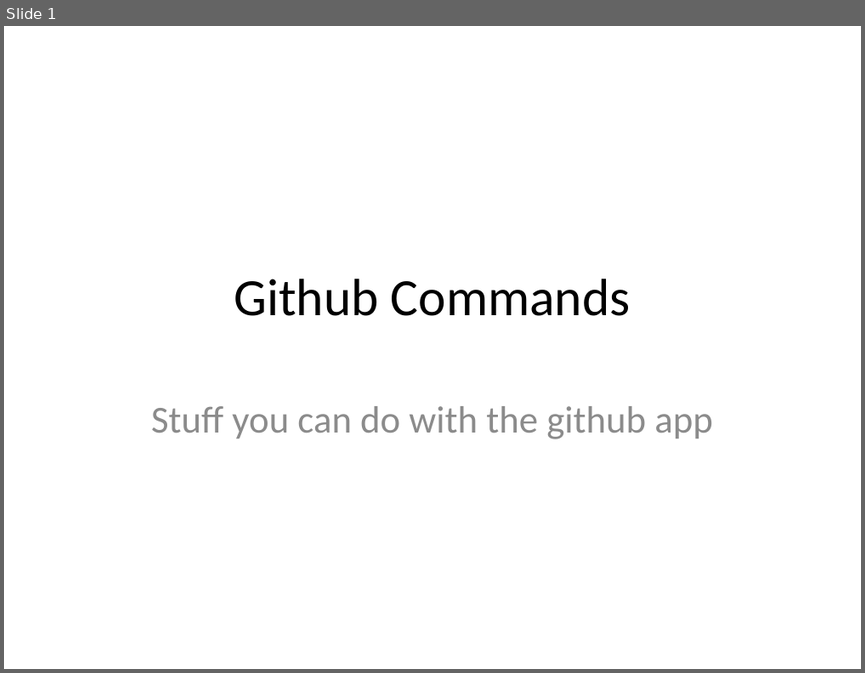
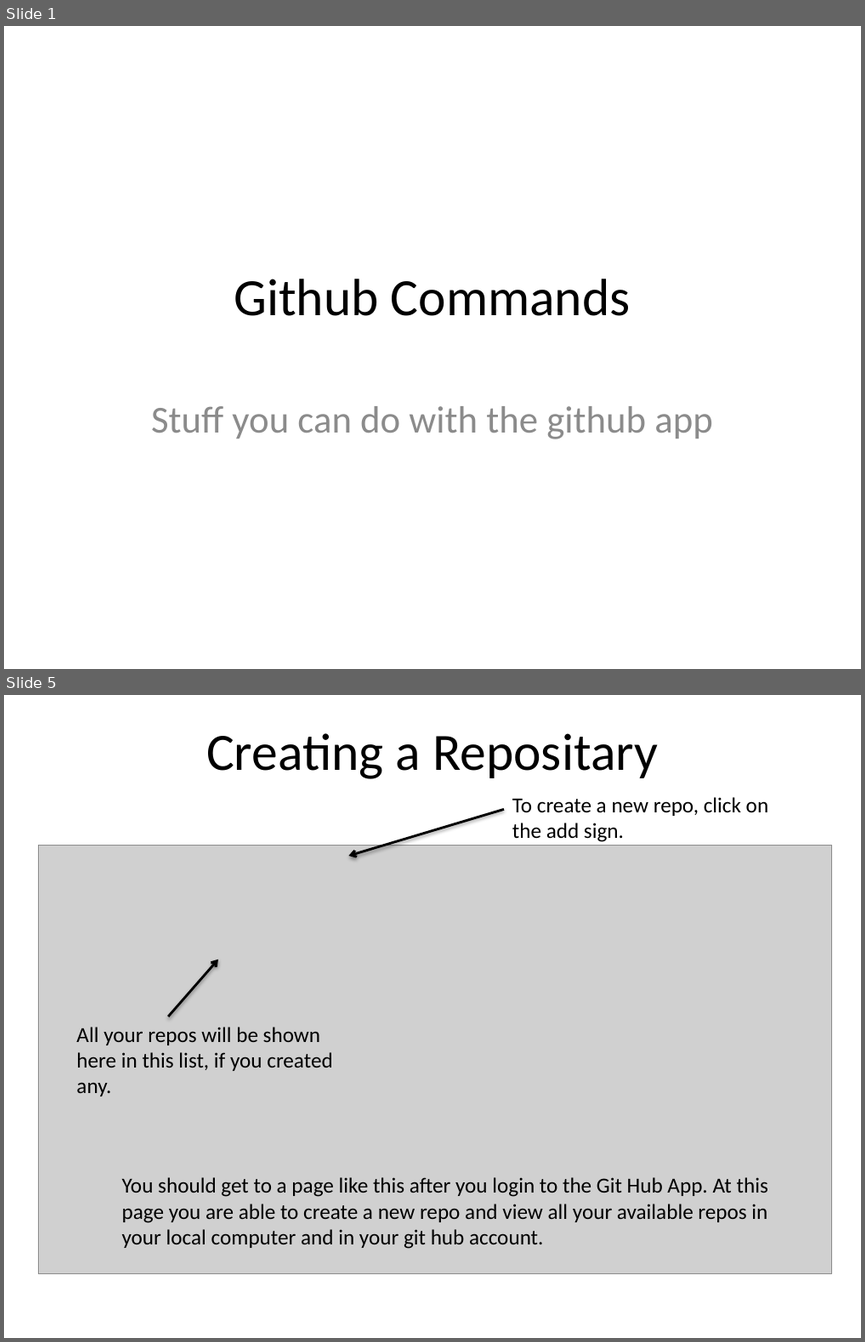
Before and after one commit to JaceTan/programming-notes, a slide deck: Github Commands.pptx. Shown one above the other, each under a label of ours: slide 1 before the commit, slides 1 and 5 after it; the slides between them are not shown. The pictures are 865x673 and 865x1342 pixels, drawn with LibreOffice and Linux fonts; fonts in the diff are those of the drawing; grey boxes stand for pictures. Boxes give left, top, right and bottom in pixels: in the first picture for what was removed or moved away, otherwise in the second. Text is boxed around its words. In the diff, an @@ line names an element or a change of style, - is before the commit and + after.

```diff
--- a/Github Commands.pptx
+++ b/Github Commands.pptx
@@ slide 5 added at (4, 695, 861, 1338), background #FFFFFF @@
@@ title added at (206, 733, 658, 779), 44 pt, text #000000 @@
+Creating a Repositary
@@ arrow added from (504, 809) to (348, 857), #000000 2 pt @@
@@ text added at (512, 797, 769, 842), 18 pt, text #000000 @@
+To create a new repo, click on the add sign.
@@ picture added at (38, 845, 831, 1273) @@
@@ arrow added from (169, 1016) to (218, 959), #000000 2 pt @@
@@ text added at (76, 1027, 332, 1096), 18 pt, text #000000 @@
+All your repos will be shown here in this list, if you created any.
@@ text added at (122, 1177, 768, 1248), 18 pt, text #000000 @@
+You should get to a page like this after you login to the Git Hub App. At this page you are able to create a new repo and view all your available repos in your local computer and in your git hub account.
```
Also in this commit, not shown: 31 other slides added, 4 slides removed.
